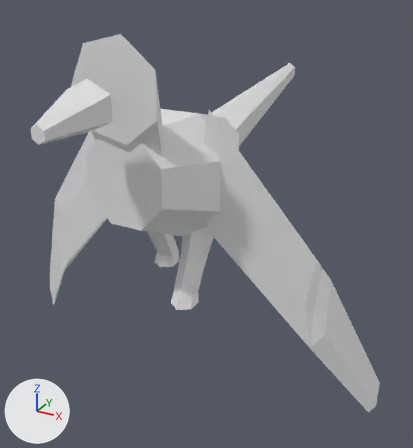
A saved change to the OBJ model data/animals/papagaio/walk/6.obj.
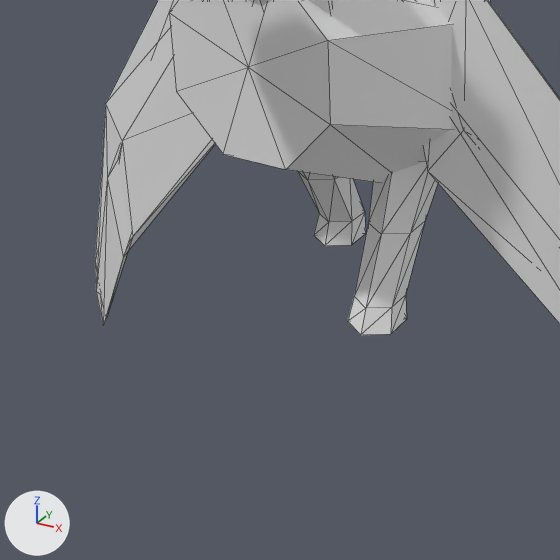
Each version appears first whole from a 50 mm camera at (0.481, -0.763, 0.689) aimed at (-0.011, 0.131, 0.242), and next in a close-up on the part from 1% to 66% of the width and 33% to 93% of the height. Every picture has the same lights, and +X, +Y and +Z are marked at lower left. The older version's two pictures come first. The close-ups show mesh edges as thin lines. Where no turn or scale is listed for an object, it has been applied to the vertices.

The first close-up shows 'papagaio_walk_6'.
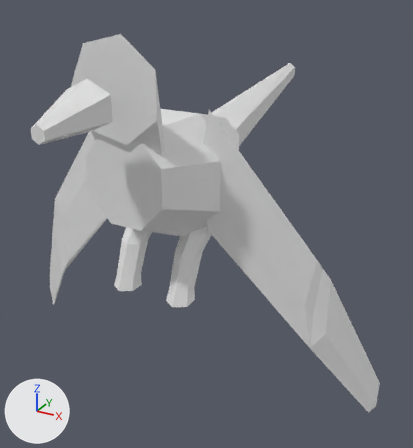
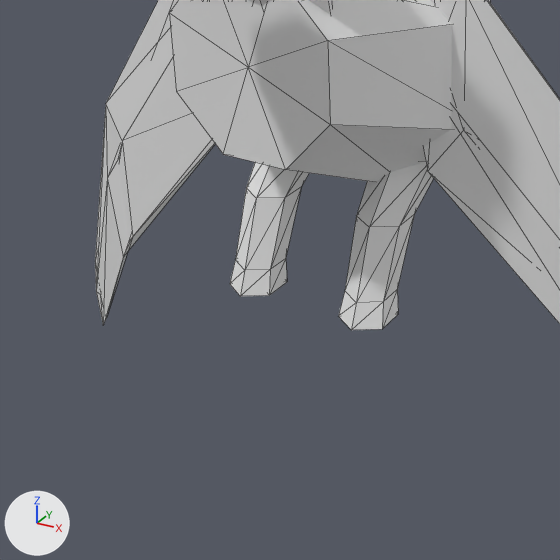
Boxes (x1, y1, x2, y2) around the edits, measured in the close-ups (560 x 560 px; the box of a moved part takes in the faces that stretch with it):
'papagaio_walk_6', reshaped: before (95, 0, 560, 335); after (95, 0, 560, 330)
part 1 of me_papagaio_walk_6, moved or reshaped: before (314, 212, 366, 246); after (230, 258, 287, 296)
part 2 of me_papagaio_walk_6, moved or reshaped: before (298, 171, 365, 222); after (236, 162, 309, 270)
part 3 of me_papagaio_walk_6, moved or reshaped: before (354, 161, 438, 308); after (345, 161, 433, 303)
part 4 of me_papagaio_walk_6, moved or reshaped: before (348, 295, 407, 335); after (338, 289, 398, 330)

Edits to the bpy script that builds the scene:
```text
Change me_papagaio_walk_6:
    where me_papagaio_walk_6.from_pydata(...)  # 156 vertices, 280 faces; spans x -0.365..0.363, y -0.285..0.624, z 0.0..0.617
    used by ob_papagaio_walk_6; location = (0.0, 0.0, 0.0)
    me_papagaio_walk_6 part 1: all 13 vertices in x -0.073..-0.033, y 0.025..0.077, z 0.186..0.206 are moved by (0.0, -0.124, 0.012)
    me_papagaio_walk_6 part 2: all 6 vertices in x -0.072..-0.034, y 0.004..0.052, z 0.259 are moved by (0.0, -0.073, 0.014)
    me_papagaio_walk_6 part 3: all 6 vertices in x 0.034..0.072, y -0.052..-0.004, z 0.259 are moved by (0.0, -0.017, 0.014)
    me_papagaio_walk_6 part 4: all 13 vertices in x 0.033..0.073, y -0.085..-0.033, z 0.186..0.206 are moved by (0.0, -0.013, 0.012)
```
